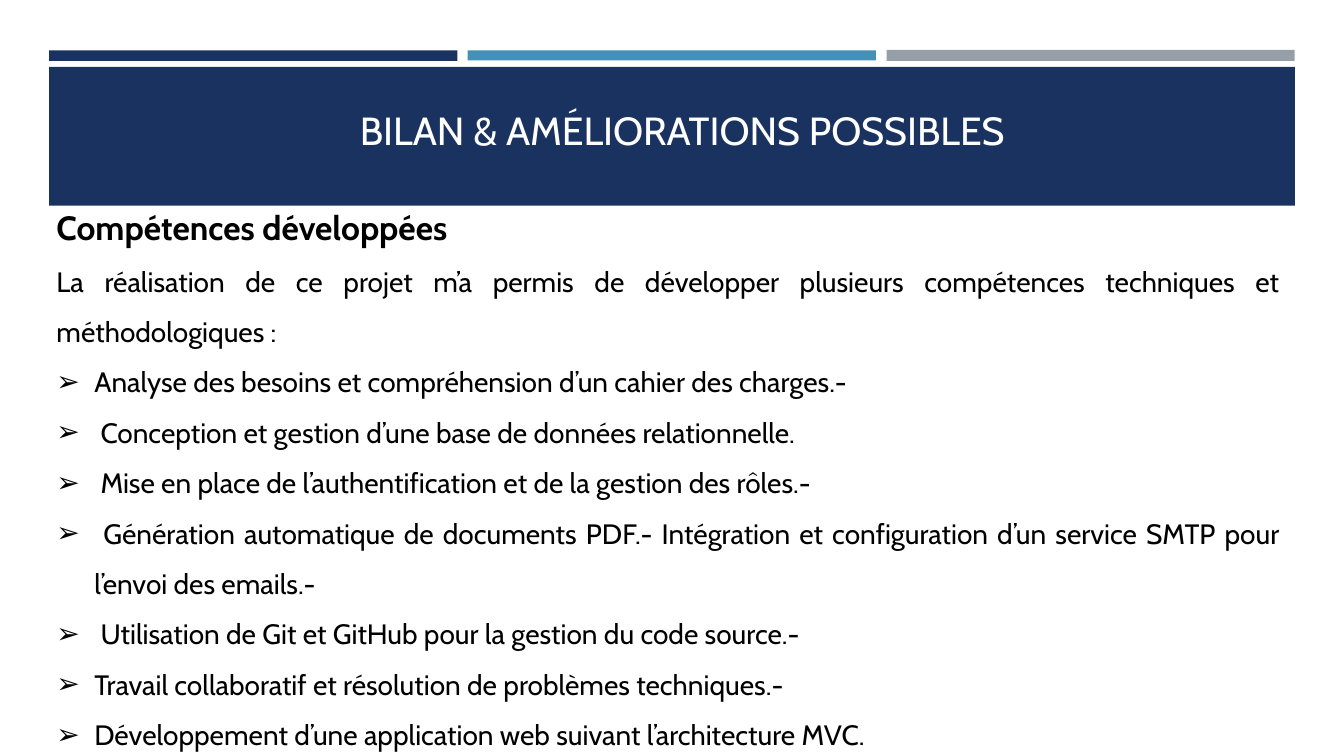
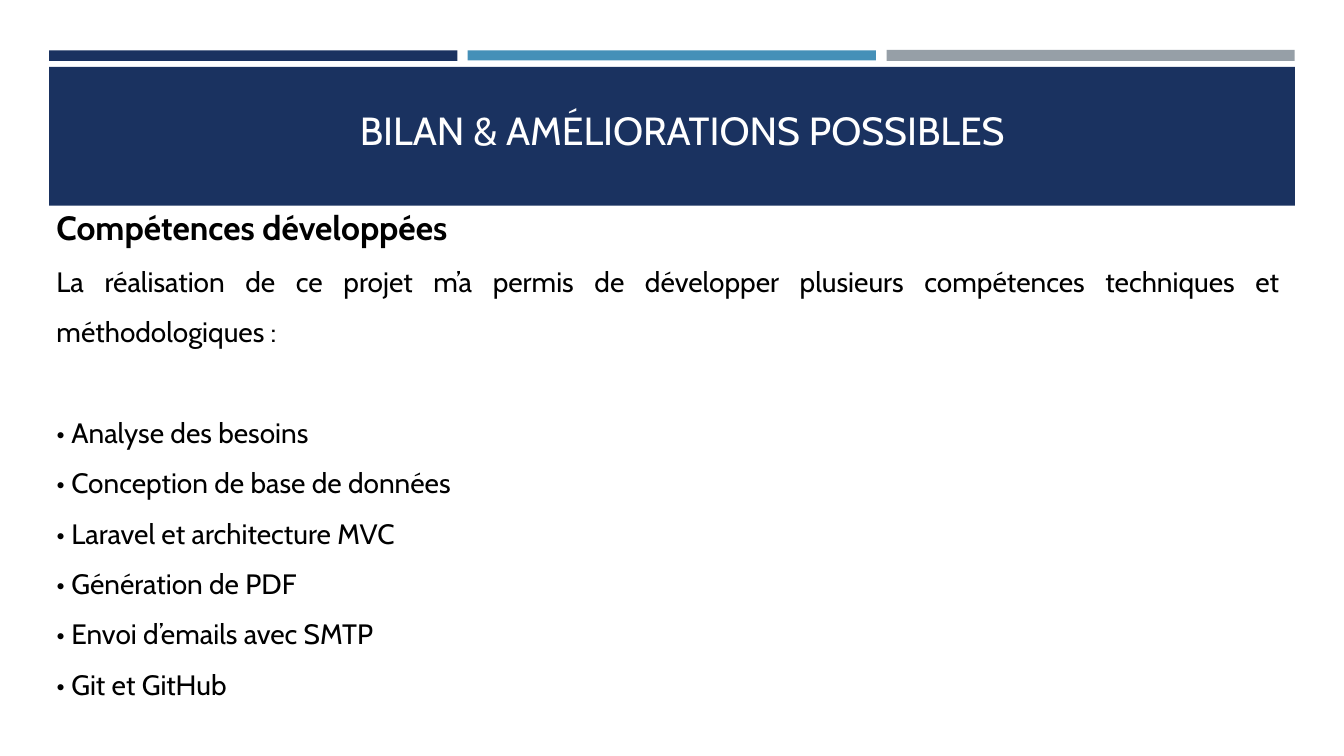
Before and after one commit to saratai2021-creator/summerCamp, a slide deck: slide 18 of la présentation du projet de synthèse.pptx. Drawn at 1344x756 pixels with LibreOffice and Linux fonts; fonts in the diff are those of the drawing. Boxes give left, top, right and bottom in pixels: in the first picture for what was removed or moved away, otherwise in the second. Text is boxed around its words. In the diff, an @@ line names an element or a change of style, - is before the commit and + after.

```diff
--- a/la présentation du projet de synthèse.pptx
+++ b/la présentation du projet de synthèse.pptx
@@ text at (71, 422, 451, 696): text changed @@
-➢ Analyse des besoins et compréhension d’un cahier des charges.-
-➢ Conception et gestion d’une base de données relationnelle.
-➢ Mise en place de l’authentification et de la gestion des rôles.-
-➢ Génération automatique de documents PDF.- Intégration et configuration d’un service SMTP pour l’envoi des emails.-
-➢ Utilisation de Git et GitHub pour la gestion du code source.-
-➢ Travail collaboratif et résolution de problèmes techniques.-
-➢ Développement d’une application web suivant l’architecture MVC.
+• Analyse des besoins
+• Conception de base de données
+• Laravel et architecture MVC
+• Génération de PDF
+• Envoi d’emails avec SMTP
+• Git et GitHub
```
Also in this commit, not shown: 8 other slides changed, 4 other files.
